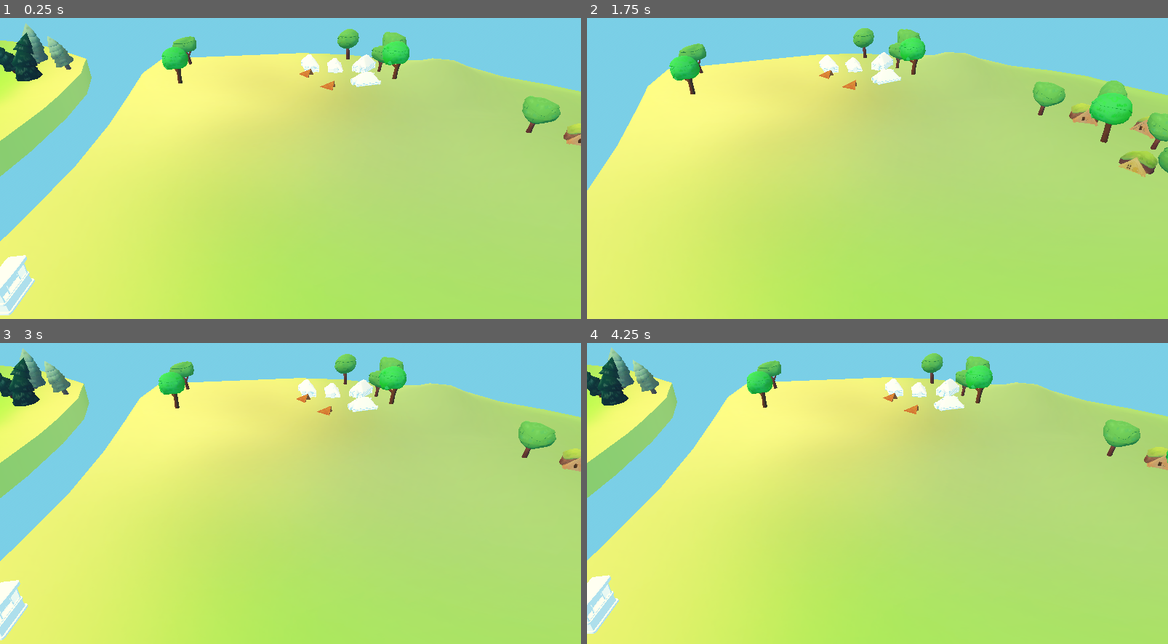
Above: before the commit, frames 1-4 (two rows, left to right).
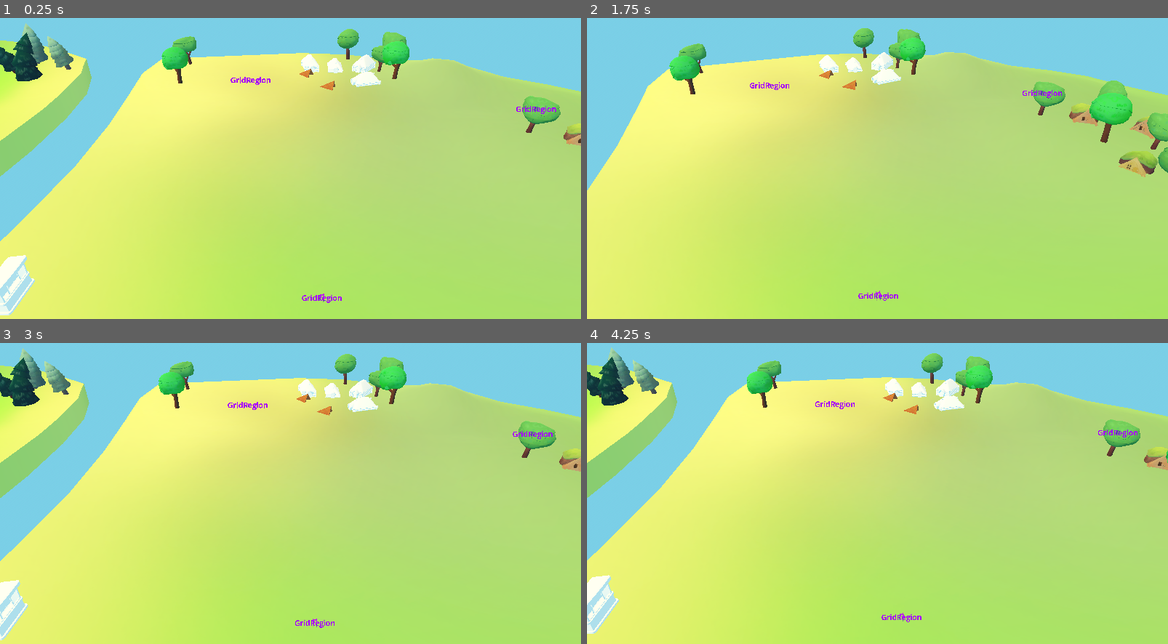
Above: after the commit, the same moments.

Repository: Baizard-13/Racoonomics
Game: Godot game, scene res://Location/location.tscn
Same seed, same stepped clock (60 frames per second), same inputs: the game is played once before the commit and once after it.
Inputs (mouse positions are in pixels of both pictures, inside the frame that each line leads up to):
- Up to frame 1 (0.25 s): no input
- Up to frame 2 (1.75 s): tap Enter at 0.5 s; move the mouse to (1005, 138) at 0.52 s; tap A (a) at 0.6 s; tap D (d) at 0.8, 1.35 s; tap Space at 1.25 s; move the mouse to (761, 171) at 1.27 s; tap E (e) at 1.55 s
- Up to frame 3 (3 s): tap Enter at 2 s; move the mouse to (348, 409) at 2.02 s; tap E (e) at 2.1 s; tap Q (q) at 2.3, 2.85 s; tap Space at 2.75 s; move the mouse to (261, 544) at 2.77 s
- Up to frame 4 (4.25 s): tap S (s) at 3.05, 3.6 s; tap Enter at 3.5 s; move the mouse to (1051, 529) at 3.52 s; tap W (w) at 3.8 s

The runs differ from the first frame. In frame 1, 0.2% of the frame differs, in the area x 39-96%, y 19-95%; in frame 2, 0.2%; in frame 3, 0.2%; in frame 4, 0.2%.
Error after the commit: Parse Error: Could not parse global class "WorldGrid" from "res://Grid/scripts/world_grid.gd". (res://Grid/scripts/grid_region.gd:37)

Commit message:
unfinished building logic

Diff:
--- /dev/null
+++ b/Grid/scenes/building.tscn
@@ -0,0 +1,52 @@
+[gd_scene format=3 uid="uid://pfh4q76egj74"]
+
+[ext_resource type="Script" uid="uid://7k3dykam5d6i" path="res://Grid/scripts/building.gd" id="1_tblqq"]
+
+[sub_resource type="Shader" id="Shader_tblqq"]
+code = "shader_type spatial;
+render_mode unshaded, cull_disabled;
+
+uniform float line_width_px;
+uniform float line_density;
+uniform vec4 line_color : source_color;
+uniform vec4 bg_color : source_color;
+
+void vertex() {
+	UV.y = VERTEX.y;
+}
+
+void fragment() {
+	if (abs(UV.y) > 0.4999) discard;
+	float diag = UV.x + UV.y;
+
+	float uv_deriv = fwidth(diag);
+
+	float dist = abs(fract(diag * line_density) - 0.5);
+	float threshold = (line_width_px * uv_deriv) * 0.5 * line_density;
+
+	float alpha = 1.0 - smoothstep(threshold - uv_deriv * line_density * 0.5, threshold + uv_deriv * line_density * 0.5, dist);
+
+	ALBEDO = mix(bg_color.rgb, line_color.rgb, alpha);
+	ALPHA = mix(bg_color.a, line_color.a, alpha);
+}"
+
+[sub_resource type="ShaderMaterial" id="ShaderMaterial_urhpk"]
+render_priority = 0
+shader = SubResource("Shader_tblqq")
+shader_parameter/line_width_px = 0.5
+shader_parameter/line_density = 12.015
+shader_parameter/line_color = Color(0.98, 0.5461867, 0.16660002, 0.34901962)
+shader_parameter/bg_color = Color(0.9411765, 0.5764706, 0.101960786, 0)
+
+[sub_resource type="BoxMesh" id="BoxMesh_tblqq"]
+resource_local_to_scene = true
+
+[node name="Building" type="Node3D" unique_id=155364411]
+script = ExtResource("1_tblqq")
+
+[node name="MeshBoundsVisualizer" type="MeshInstance3D" parent="." unique_id=1486330635]
+transform = Transform3D(1, 0, 0, 0, 1, 0, 0, 0, 1, 0, 0.5, 0)
+material_override = SubResource("ShaderMaterial_urhpk")
+mesh = SubResource("BoxMesh_tblqq")
+
+[node name="GridUIVisualizer" type="Node3D" parent="." unique_id=926903815]
--- /dev/null
+++ b/Grid/scripts/building.gd
@@ -0,0 +1,17 @@
+@tool
+class_name Building
+extends Node3D
+
+@export var title := "Unnamed Building"
+@export var dimensions := Vector2i.ONE
+## world-space origin
+@export var origin_cell := Vector2i.ZERO
+@export var invalid_cells : Array[Vector2i]
+@onready var mesh_bounds_visualizer: MeshInstance3D = $MeshBoundsVisualizer
+
+func get_cells() -> Array[Vector2i]:
+	var cells : Array[Vector2i]
+	for x in range(origin_cell.x, origin_cell.x + dimensions.x):
+		for y in range(origin_cell.y, origin_cell.y + dimensions.y):
+			cells.append(Vector2i(x, y))
+	return cells
--- a/Grid/scripts/grid_region.gd
+++ b/Grid/scripts/grid_region.gd
@@ -2,7 +2,7 @@
 class_name GridRegion
 extends Node3D
 
-## gridspace top-left
+## gridspace top-left (don't modify this directly, instead move the region in the editor and use the snap button)
 @export var origin : Vector2i
 @export var size := Vector2i.ONE:
 	set(value):
@@ -16,6 +16,16 @@
 
 func contains(cell: Vector2i) -> bool:
 	return cell.x >= origin.x and cell.x < origin.x + size.x and cell.y >= origin.y and cell.y < origin.y + size.y
+
+func get_cells() -> Array[Vector2i]:
+	var cells : Array[Vector2i]
+	for x in range(origin.x, origin.x + size.x):
+		for y in range(origin.y, origin.y + size.y):
+			cells.append(Vector2i(x, y))
+	return cells
+
+func get_bounds() -> Rect2i:
+	return Rect2i(origin, size)
 
 func _ready() -> void:
 	if !Engine.is_editor_hint():
@@ -56,7 +66,7 @@
 
 	editor_region_name.text = "%s (%dx%d)" % [name, size.x, size.y]
 
-func _process(delta: float) -> void:
+func _process(_delta: float) -> void:
 	_editor_update_visualization()
 
 func _get_configuration_warnings() -> PackedStringArray:
--- a/Grid/scripts/world_grid.gd
+++ b/Grid/scripts/world_grid.gd
@@ -2,3 +2,60 @@
 extends Node3D
 
 @export var cell_size := Vector2.ONE
+@export var region_bounds : Array[Rect2i]
+@export var occupied_bounds : Array[Rect2i]
+
+var valid_cells : Dictionary[Vector2i, bool]
+var occupied_cells : Dictionary[Vector2i, StringName]
+
+func world_to_cell(world_pos: Vector3) -> Vector2i:
+	return Vector2i(round(world_pos.x / cell_size.x), round(world_pos.z / cell_size.y))
+
+func cell_to_world(cell: Vector2i) -> Vector3:
+	return Vector3(cell.x * cell_size.x, 0, cell.y * cell_size.y)
+
+func _occupy_rect(rect: Rect2i, object_name: StringName) -> void:
+	occupied_bounds.append(rect)
+	for x in range(rect.position.x, rect.position.x + rect.size.x):
+		for y in range(rect.position.y, rect.position.y + rect.size.y):
+			var cell = Vector2i(x, y)
+			occupied_cells[cell] = object_name
+
+func _free_rect(rect: Rect2i) -> void:
+	occupied_bounds.erase(rect)
+	for x in range(rect.position.x, rect.position.x + rect.size.x):
+		for y in range(rect.position.y, rect.position.y + rect.size.y):
+			var cell = Vector2i(x, y)
+			occupied_cells.erase(cell)
+
+func _ready() -> void:
+	for child in get_children():
+		if child is GridRegion:
+			var region = child as GridRegion
+			region_bounds.append(region.get_bounds())
+			for cell in region.get_cells():
+				valid_cells[cell] = true
+
+func get_overlap(rect: Rect2i) -> Array[Vector2i]:
+	var overlap_cells : Array[Vector2i]
+	for x in range(rect.position.x, rect.position.x + rect.size.x):
+		for y in range(rect.position.y, rect.position.y + rect.size.y):
+			var cell = Vector2i(x, y)
+			if valid_cells.has(cell) and occupied_cells.has(cell):
+				overlap_cells.append(cell)
+	return overlap_cells
+
+func get_building_at_cell(cell: Vector2i) -> StringName:
+	if occupied_cells.has(cell):
+		return occupied_cells[cell]
+	return ""
+
+func try_place_building(building: Building) -> bool:
+    var building_cells = building.get_cells()
+    for cell in building_cells:
+        if !valid_cells.has(cell) or occupied_cells.has(cell):
+            return false
+
+    var building_rect = Rect2i(building.origin_cell, building.dimensions)
+    _occupy_rect(building_rect, building.title)
+    return true
--- a/Location/location.tscn
+++ b/Location/location.tscn
@@ -29,7 +29,7 @@
 transform = Transform3D(1, 0, 0, 0, 1, 0, 0, 0, 1, -4.4246826, 0, 0)
 cell_size = Vector2(10, 10)
 
-[node name="WestRegion" parent="WorldGrid" unique_id=1793561490 instance=ExtResource("2_34a2q")]
+[node name="WestRegion" parent="WorldGrid" unique_id=1534974895 instance=ExtResource("2_34a2q")]
 transform = Transform3D(1, 0, 0, 0, 1, 0, 0, 0, 1, -95, 0, -5)
 origin = Vector2i(-18, -13)
 size = Vector2i(17, 25)
@@ -40,8 +40,8 @@
 size = Vector2i(17, 25)
 
 [node name="WolfRegion" parent="WorldGrid" unique_id=1926414541 instance=ExtResource("2_34a2q")]
-transform = Transform3D(1, 0, 0, 0, 1, 0, 0, 0, 1, -105, 0, -155)
-origin = Vector2i(-13, -18)
+transform = Transform3D(1, 0, 0, 0, 1, 0, 0, 0, 1, -85, 0, -155)
+origin = Vector2i(-11, -18)
 size = Vector2i(5, 5)
 
 [node name="FrogRegion" parent="WorldGrid" unique_id=1323396244 instance=ExtResource("2_34a2q")]
Not shown, added: Grid/scripts/building.gd.uid
